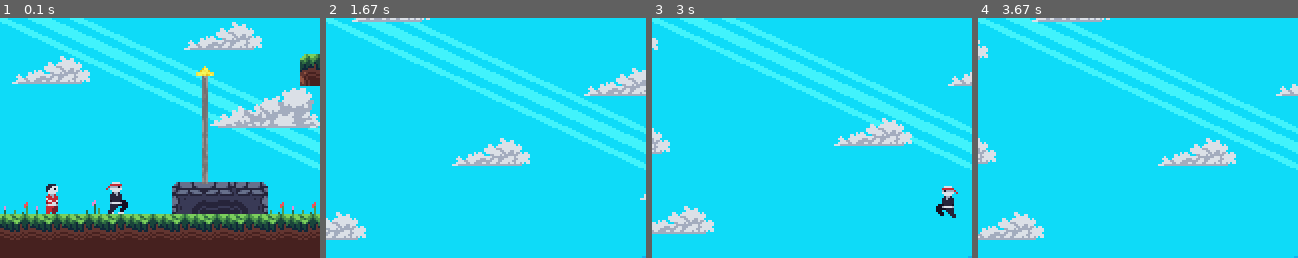
Above: before the commit, frames 1-4 (left to right).
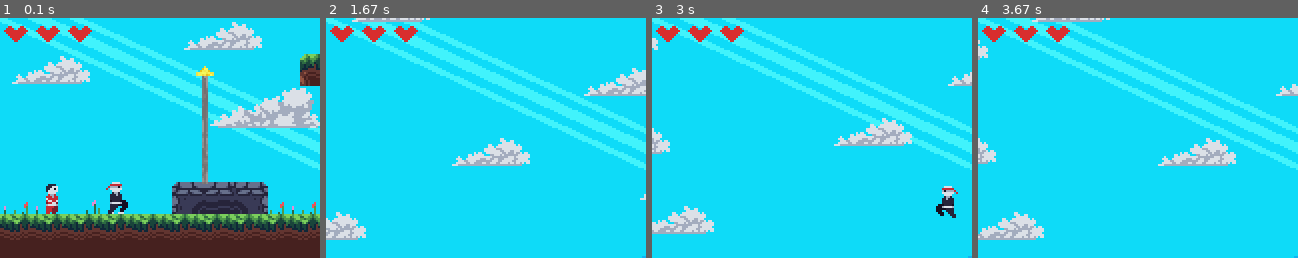
Above: after the commit, the same moments.

Repository: AndreKest/pygame-jumpNRun
Game: pygame game, started from game.py
Same seed, same stepped clock (60 frames per second), same inputs: the game is played once before the commit and once after it.
Inputs:
- Up to frame 1 (0.1 s): no input
- Up to frame 2 (1.67 s): hold D 0.33-0.8 s; hold W 0.83-1.13 s; hold D 1.17-1.63 s
- Up to frame 3 (3 s): hold A 1.67-2.2 s; hold A 2.23-2.63 s; hold W from 2.67 s (still down)
- Up to frame 4 (3.67 s): release W at 3.03 s; hold D from 3.07 s (still down)
The pictures show only the part of the screen within x 0-50%, y 2-52%; the shares and areas given below are measured in that part.

The runs differ from the first frame. In frame 1, 0.8% of the frame differs, in the area x 1-29%, y 3-10%; in frame 2, 0.8%; in frame 3, 0.8%; in frame 4, 0.8%.

Commit message:
heart and live asset, implemented live lost when hit from enemy

Diff:
--- a/editor.py
+++ b/editor.py
@@ -28,6 +28,7 @@
             'stone': load_images('tiles/stone'),
             'spawners': load_images('tiles/spawners'),
             'goal': load_images('tiles/goal'),
+            'heart': load_images('tiles/heart'),
         }
 
         self.level = 3
--- a/game.py
+++ b/game.py
@@ -2,7 +2,7 @@
 
 import pygame
 
-from scripts.utils import load_image, load_images, Animation, GoalFlag
+from scripts.utils import load_image, load_images, Animation, GoalFlag, LiveHeart
 from scripts.tilemap import Tilemap
 from scripts.clouds import Clouds
 from scripts.entities import Player, Enemy
@@ -40,6 +40,7 @@
             'player/jump': Animation(load_images('entities/player/jump')),
             'spawners': load_images('tiles/spawners'),
             'goal': load_images('tiles/goal'),
+            'heart': load_images('tiles/heart'),
         }
 
         # Initialisiere Wolken
@@ -78,10 +79,15 @@
 
         self.dead = 0   # 0 = Spieler lebt, 1 = Spieler ist tot
 
+        self.live = 3   # Anzahl der Leben
+
         self.scroll = [0, 0]
 
         # Lade Ziel-Flagge
         self.GoalFlag = GoalFlag(self)
+
+        # Lade Leben des Spielers
+        self.LiveHeart = LiveHeart(self)
 
 
     def run(self):
@@ -113,6 +119,9 @@
             # Tilemap (Karte)
             self.tilemap.render(self.display, offset=render_scroll)
 
+            # Leben des Spielers
+            self.LiveHeart.render(self.display, offset=render_scroll)
+
             # Spieler
             if not self.dead:
                 self.player.update(self.tilemap, (self.movement[1] - self.movement[0], 0))
@@ -130,9 +139,15 @@
 
             # Check if Enemy killed Player
             # self.player.killed()    # Prüft, ob Gegner den Spieler getroffen hat (Seitlich berührt)
-            if self.player.killed():
+            if self.player.killed() and self.player.invulnerable == 0:
+                self.live -= 1
+                self.player.invulnerable = 40   # Spieler ist für 40 Frames unverwundbar
+
+            # Spieler ist unverwundbar herunterzählen, dass Spieler wieder verwundbar ist
+            self.player.invulnerable = max(0, self.player.invulnerable - 1)
+
+            if self.live <= 0:
                 self.dead += 1
-
 
             # Ziel-Flagge
             # Wenn enemies leer ist, dann zeige die Flagge an
--- a/scripts/entities.py
+++ b/scripts/entities.py
@@ -178,6 +178,8 @@
         self.air_time = 0
         self.jumps = 5
 
+        self.invulnerable = 0
+
     def update(self, tilemap, movement=(0, 0)):
         """ Update die Position und Aktion/Animation des Spielers """
         super().update(tilemap, movement)
@@ -215,3 +217,5 @@
             enemy_rect = enemy.rect()
             if player_rect.colliderect(enemy_rect):
                 return True
+
+        return False
--- a/scripts/utils.py
+++ b/scripts/utils.py
@@ -87,3 +87,30 @@
         rect = pygame.Rect(self.pos[0] + (img_width - reduced_width) // 2, self.pos[1] + (img_height - reduced_height) // 2, reduced_width, reduced_height)
         if rect.colliderect(self.game.player.rect()):
             return True
+
+
+class LiveHeart:
+    """
+    Leben des Spielers
+    """
+    def __init__(self, game):
+        self.game = game
+        self.img1 = load_image('tiles/life/0.png')
+        self.img2 = load_image('tiles/life/1.png')
+        self.img3 = load_image('tiles/life/2.png')
+        self.img4 = load_image('tiles/life/3.png')
+
+    def render(self, surf, offset=(0, 0)):
+        """ Zeichne das Leben des Spielers in die obere linke Ecke """
+        if self.game.live == 3:
+            # Zeichne 3 Leben
+            surf.blit(self.img1, (0, 0))
+        elif self.game.live == 2:
+            # Zeichne 2 Leben
+            surf.blit(self.img2, (0, 0))
+        elif self.game.live == 1:
+            # Zeichne 1 Leben
+            surf.blit(self.img3, (0, 0))
+        else:
+            # Zeichne 0 Leben
+            surf.blit(self.img4, (0, 0))
Binary file added: data/images/tiles/heart/0.png
Binary file changed: data/images/tiles/large_decor/0.png
Binary file changed: data/images/tiles/large_decor/1.png
Binary file changed: data/images/tiles/large_decor/2.png
Binary file added: data/images/tiles/life/0.png
Binary file added: data/images/tiles/life/1.png
Binary file added: data/images/tiles/life/2.png
Binary file added: data/images/tiles/life/3.png
